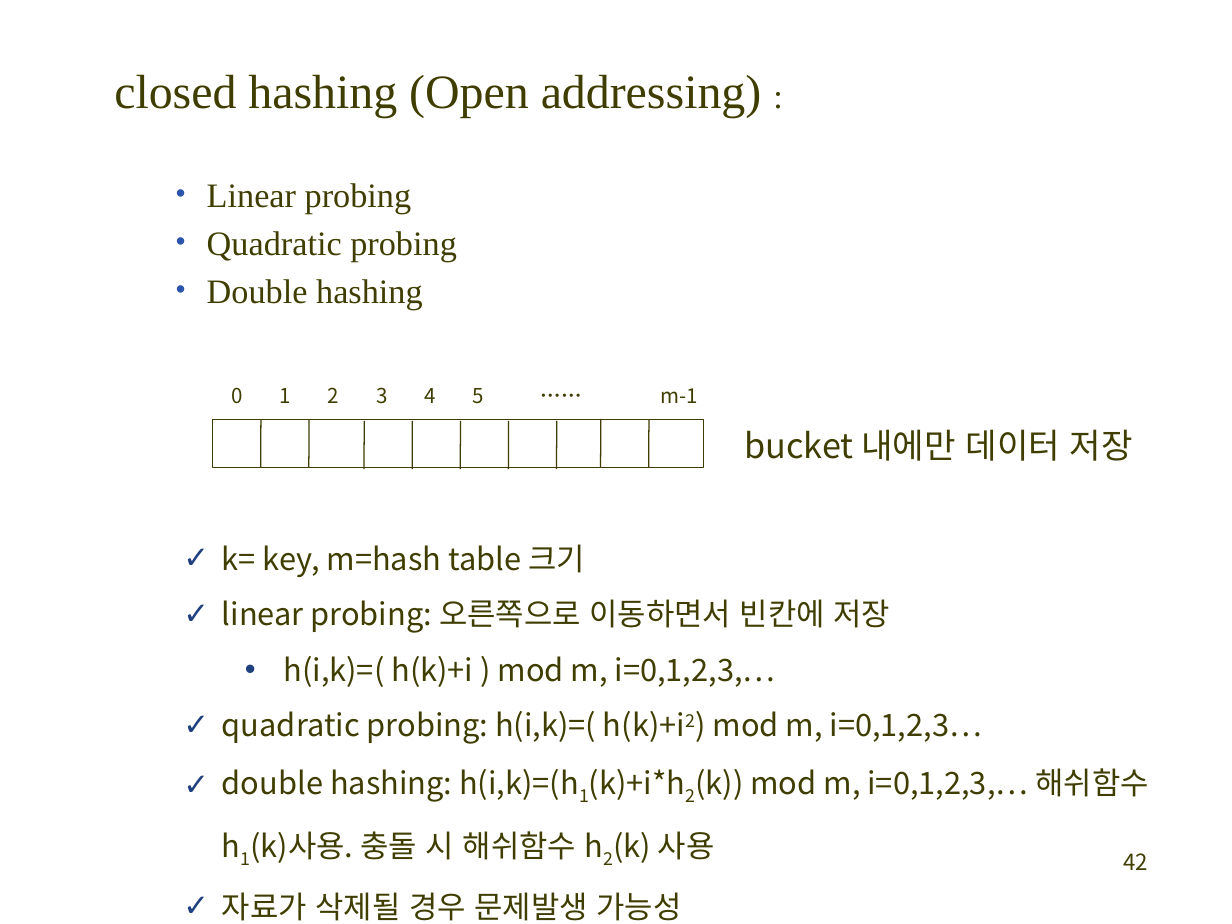
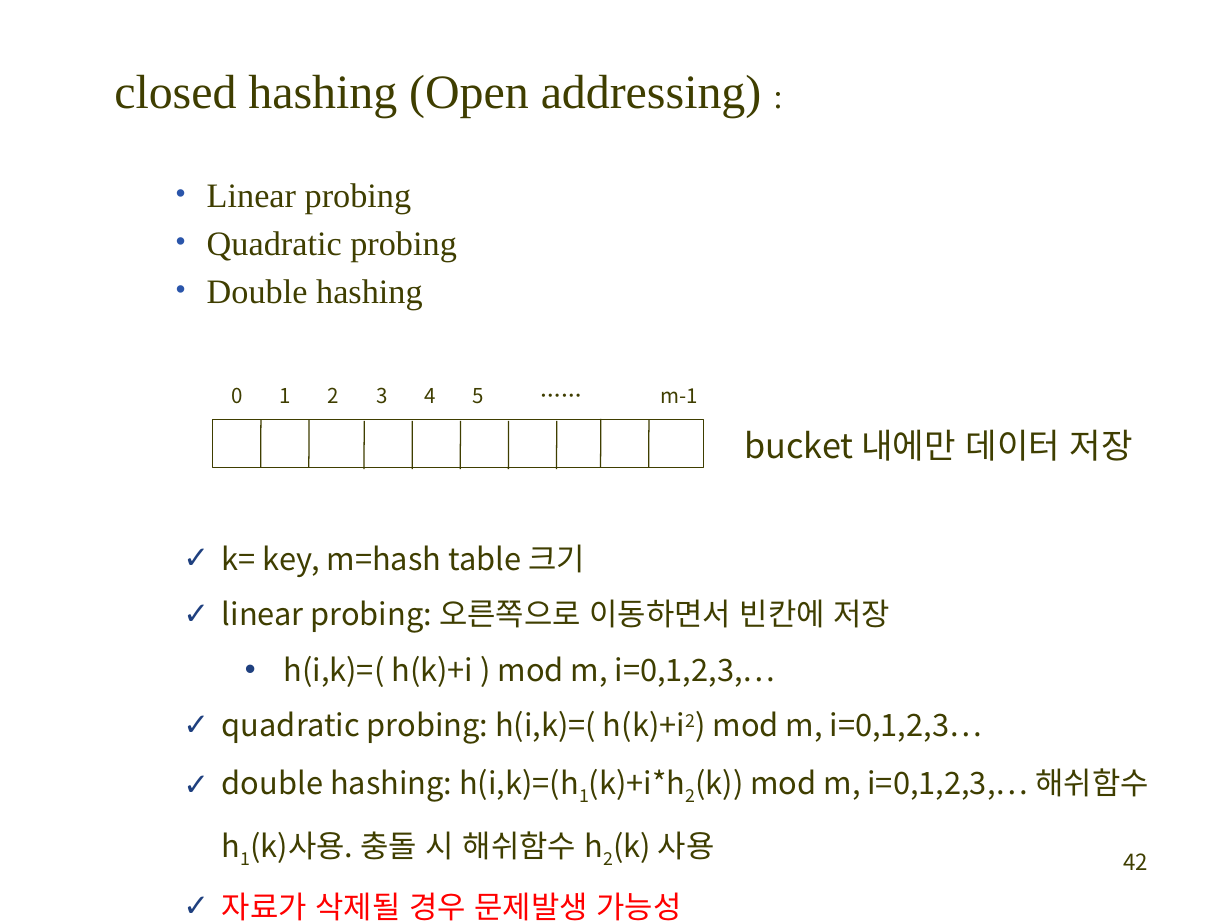
Before and after one commit to exopas95/Algorithms, a slide deck: slide 42 of Lecture Note/ch8_searching.pptx. Drawn at 1232x924 pixels with LibreOffice and Linux fonts; fonts in the diff are those of the drawing. Boxes give left, top, right and bottom in pixels: in the first picture for what was removed or moved away, otherwise in the second. Text is boxed around its words. In the diff, an @@ line names an element or a change of style, - is before the commit and + after.

```diff
--- a/Lecture Note/ch8_searching.pptx
+++ b/Lecture Note/ch8_searching.pptx
@@ text at <box>222,892,681,921</box>: text colour #3F3E00 to #FF0000 in "자료가 삭제될 경우 문제발생 가능성" @@
```
Also in this commit, not shown: 4 other slides changed, 3 other files.
